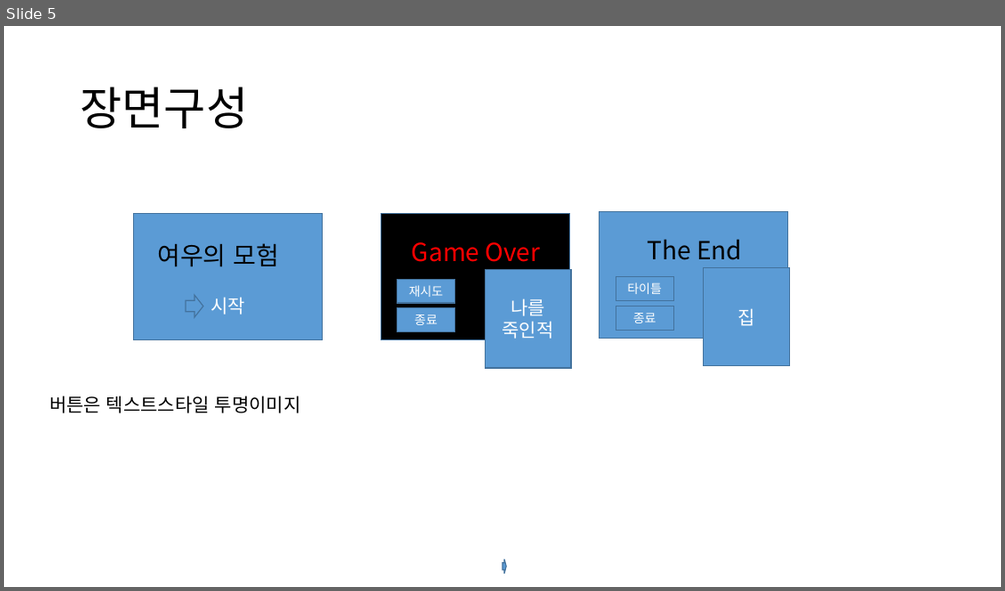
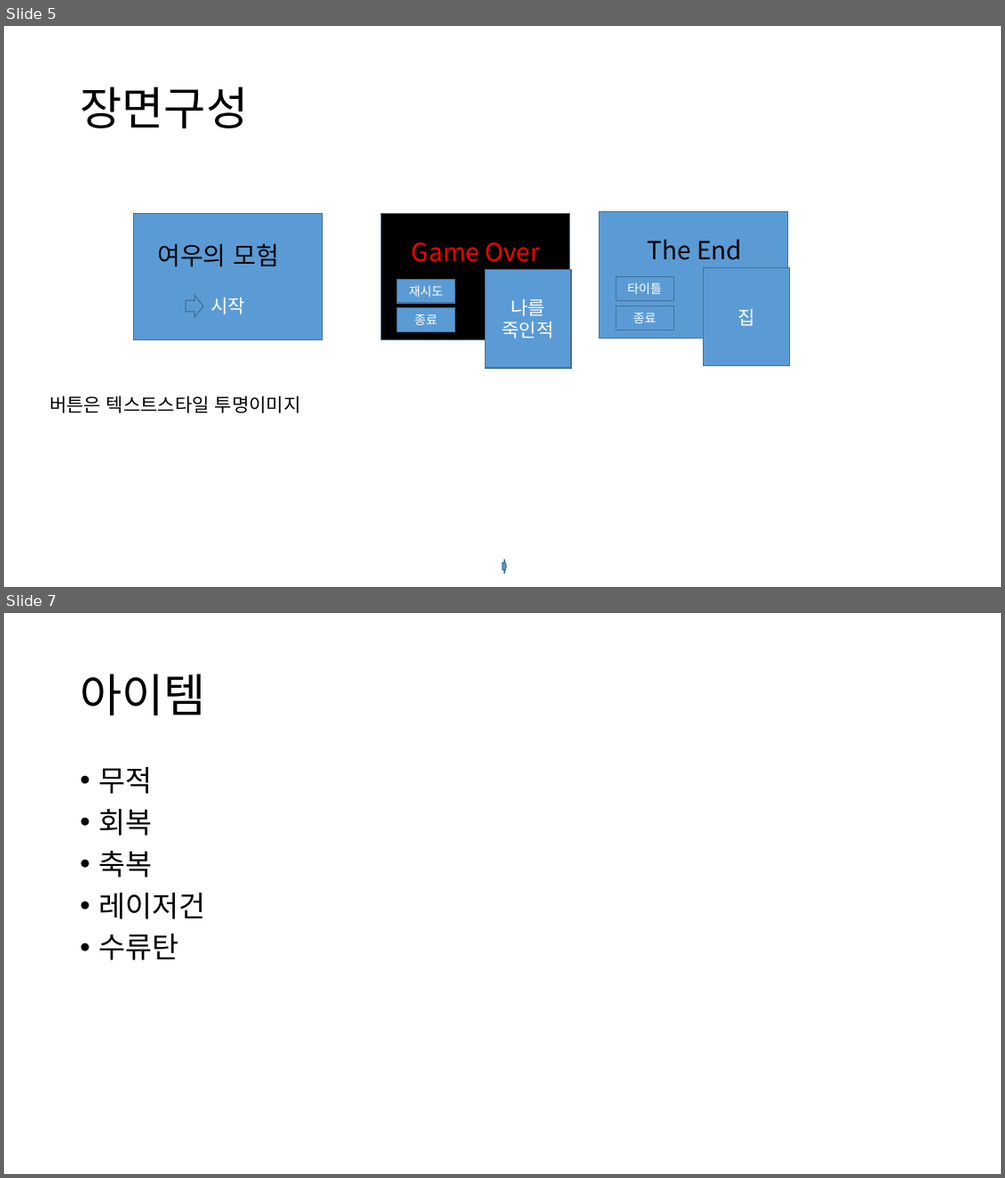
Before and after one commit to ShadowKingdoms/2021.G.D.T.C.-Programing-Designer-, a slide deck: GameUIUXPrograming/Document/여우의 모험.pptx. Shown one above the other, each under a label of ours: slide 5 before the commit, slides 5 and 7 after it; the slides between them are not shown. The pictures are 1005x591 and 1005x1178 pixels, drawn with LibreOffice and Linux fonts; fonts in the diff are those of the drawing. Boxes give left, top, right and bottom in pixels: in the first picture for what was removed or moved away, otherwise in the second. Text is boxed around its words. In the diff, an @@ line names an element or a change of style, - is before the commit and + after.

Commit message:
레이저건 추가

```diff
--- a/GameUIUXPrograming/Document/여우의 모험.pptx
+++ b/GameUIUXPrograming/Document/여우의 모험.pptx
@@ slide 7 added at box(4, 613, 1001, 1174), background #FFFFFF @@
@@ title added at box(80, 674, 206, 715), 44 pt, text #000000 @@
+아이템
@@ text added at box(98, 767, 205, 960), 28 pt, text #000000 @@
+• 무적
+• 회복
+• 축복
+• 레이저건
+• 수류탄
```
Also in this commit, not shown: 2 other slides added, 15 other files.
